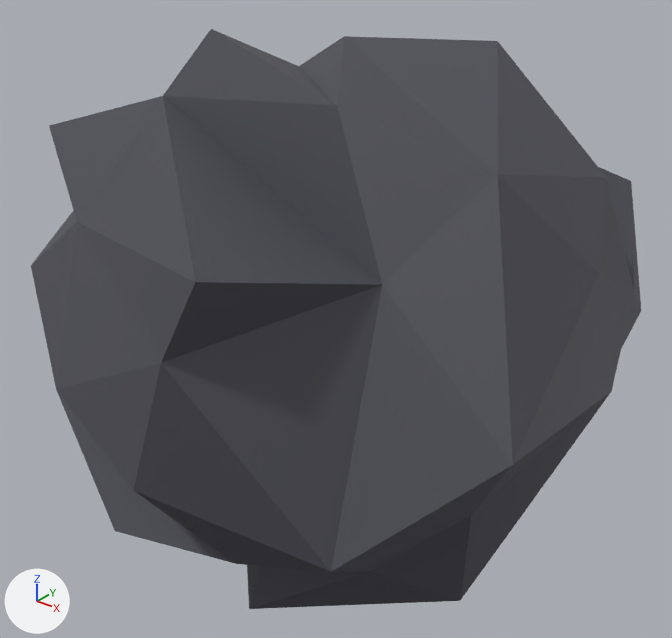
Renders of the glTF model public/models/stone-b.glb from each side of a commit.
Camera for both pictures: a camera (50 mm lens) standing at (2.18, -2.71, 1.64) and looking at (-0.04, 0.05, -0.07). Arrows for +X, +Y and +Z are at lower left; the lights stay in place. The picture after the commit comes second. Vertices at exactly the same position are counted once.

Names of what the first picture shows: 'StoneB'.
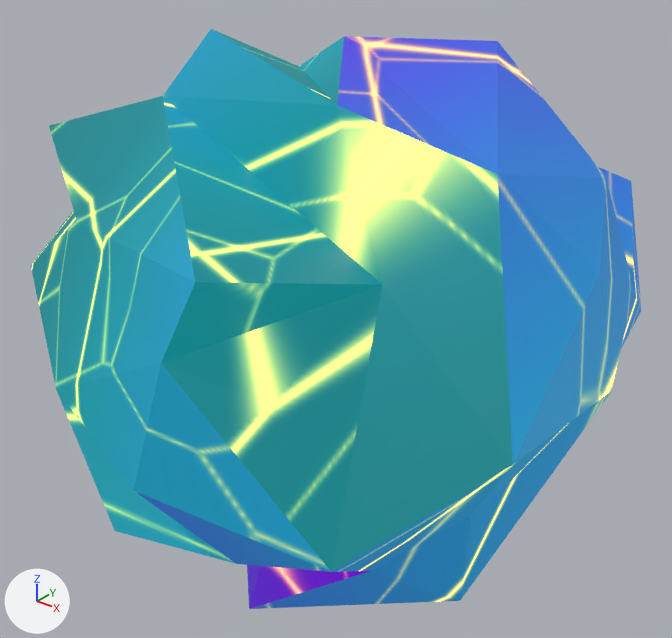
What changed in the scene script:
```text
Add img_stone_b_albedo:
    img_stone_b_albedo = load_image('stone_b_albedo', '_unpacked/stone_b_albedo', 512, 512, 'sRGB')
Add img_stone_b_emit:
    img_stone_b_emit = load_image('stone_b_emit', '_unpacked/stone_b_emit', 512, 512, 'sRGB')
Change mat_stoneb_mat:
    where n0 = _N.new('ShaderNodeBsdfPrincipled'); n0.name = 'Principled BSDF'
    remove n0.inputs[0].default_value = (0.08, 0.08, 0.1, 1.0)  # 'Base Color', dark grey #505059
    n0.inputs[1].default_value: 0.15 -> 0.12  # 'Metallic'
    n0.inputs[2].default_value: 0.65 -> 0.68  # 'Roughness'
    add n0.inputs[28].default_value = 2.5  # 'Emission Strength'
    add n2 = _N.new('ShaderNodeTexImage'); n2.name = 'Image Texture'
    add n2.image = img_stone_b_emit
    add n3 = _N.new('ShaderNodeTexImage'); n3.name = 'Image Texture.001'
    add n3.image = img_stone_b_albedo
    add _L.new(n2.outputs[0], n0.inputs[27])  # 'Color' to 'Emission Color'
    add _L.new(n3.outputs[0], n0.inputs[0])  # 'Color' to 'Base Color'
Change me_icosphere_001:
    where me_icosphere_001.from_pydata(...)  # 58 vertices, 112 faces; spans x -1.35..1.16, y -1.22..1.25, z -1.24..1.12
    used by ob_stoneb; location = (0.0, 0.0, 0.0)
    me_icosphere_001 part 1: texture (UV) coordinates of 112 of 112 faces, centred in x -1.29..1.12, y -1.13..1.09, z -1.14..1.03, changed; they spanned u 0.03..1.0, v 0.01..0.47 and now span u 0.01..0.99, v 0.01..0.96
```

What differs and where, as boxes (x1, y1, x2, y2) in the pictures (672 x 638 px):
'StoneB', surface changed (lighter): (31, 29, 641, 609) in both
